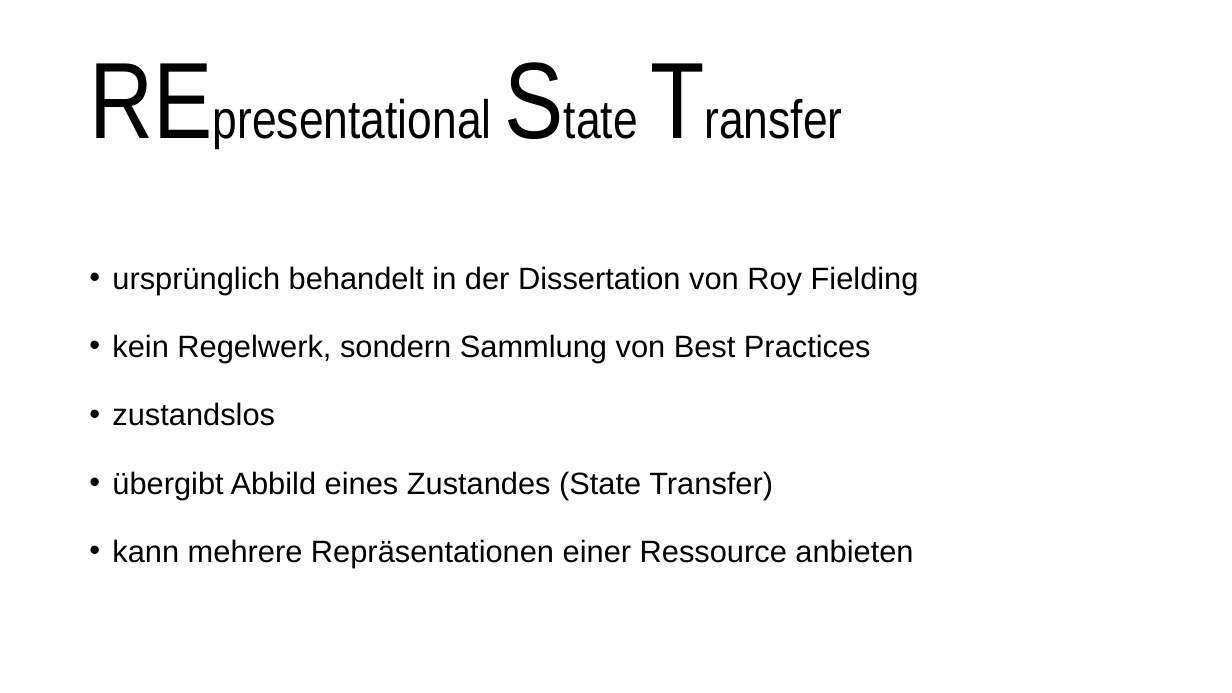
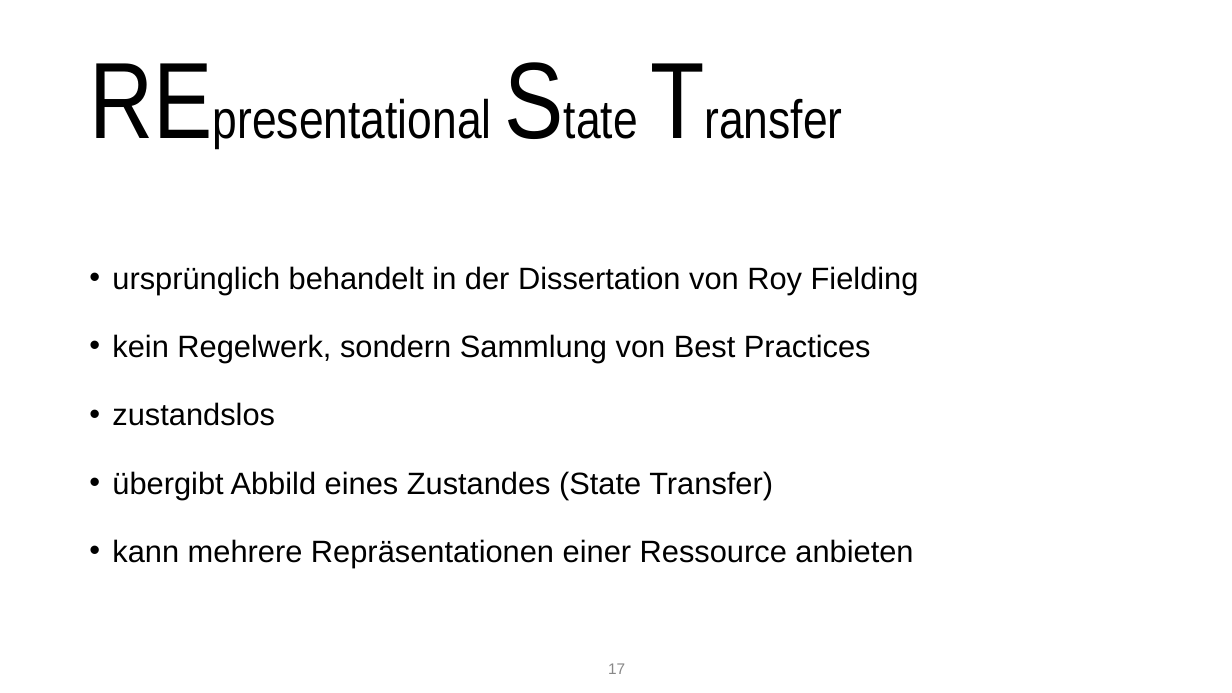
Before and after one commit to nordlb-public/techtalks, a slide deck: slide 17 of 01-api-design/präsentation.pptx. Drawn at 1232x693 pixels with LibreOffice and Linux fonts; fonts in the diff are those of the drawing. Boxes give left, top, right and bottom in pixels: in the first picture for what was removed or moved away, otherwise in the second. Text is boxed around its words. In the diff, an @@ line names an element or a change of style, - is before the commit and + after.

```diff
--- a/01-api-design/präsentation.pptx
+++ b/01-api-design/präsentation.pptx
@@ page number added at box(608, 663, 625, 674), 12 pt, text #888888 @@
+17
```
Also in this commit, not shown: 24 other slides changed, 11 slides added, 1 slide removed, 3 other files.
